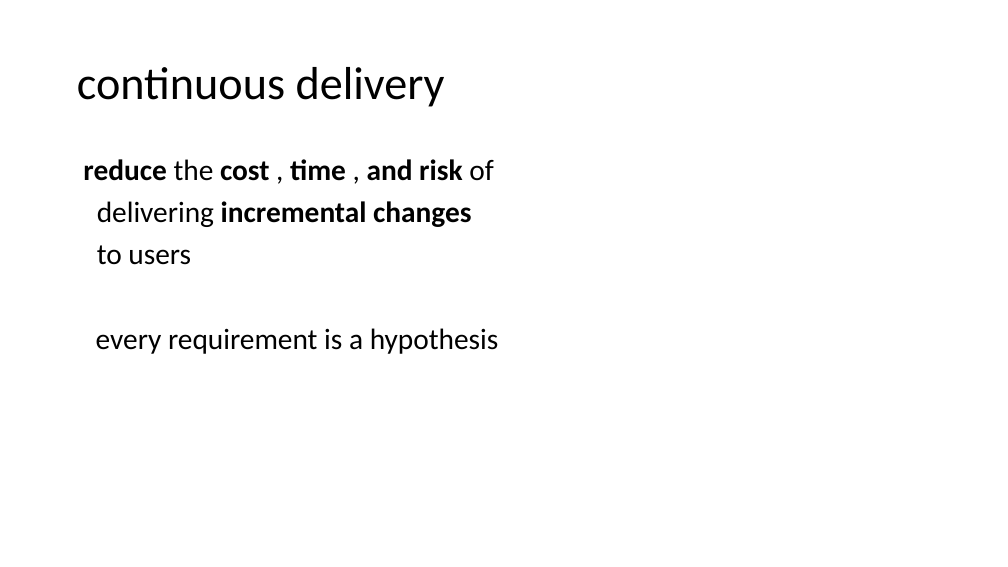
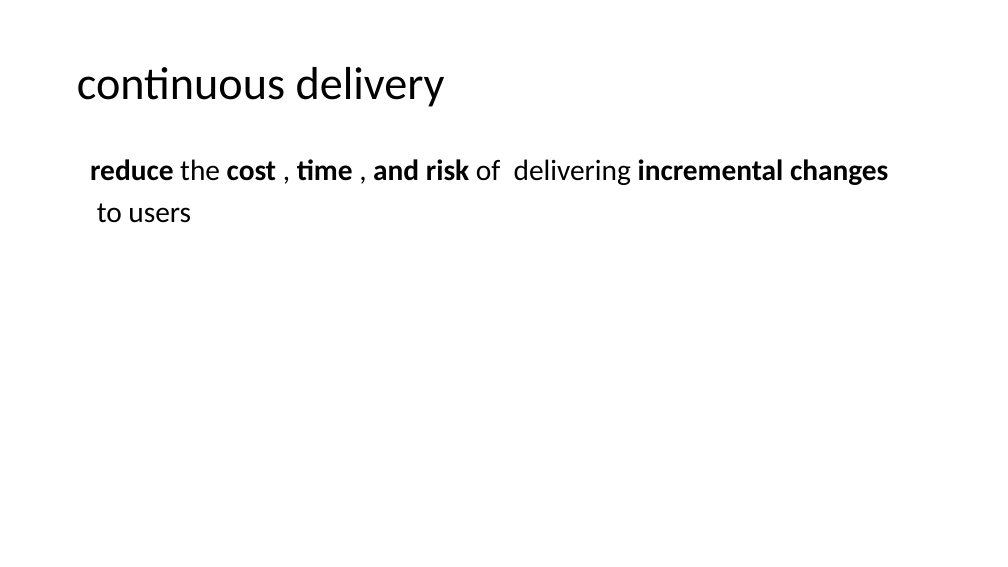
Before and after one commit to SunilPrasad/GithubRepo, a slide deck: slide 11 of TDDExamples/Persentation/TDD.pptx (slide 19 before the commit). Drawn at 1008x567 pixels with LibreOffice and Linux fonts; fonts in the diff are those of the drawing. Boxes give left, top, right and bottom in pixels: in the first picture for what was removed or moved away, otherwise in the second. Text is boxed around its words. In the diff, an @@ line names an element or a change of style, - is before the commit and + after.

```diff
--- a/TDDExamples/Persentation/TDD.pptx
+++ b/TDDExamples/Persentation/TDD.pptx
@@ text at <box>90,159,888,185</box>: text changed @@
-reduce the cost , time , and risk of
-delivering incremental changes
+reduce the cost , time , and risk of delivering incremental changes
@@ text at <box>96,328,499,354</box>: paragraph removed @@
-every requirement is a hypothesis
```
Also in this commit, not shown: 5 other slides changed, 3 slides added, 1 other file.
